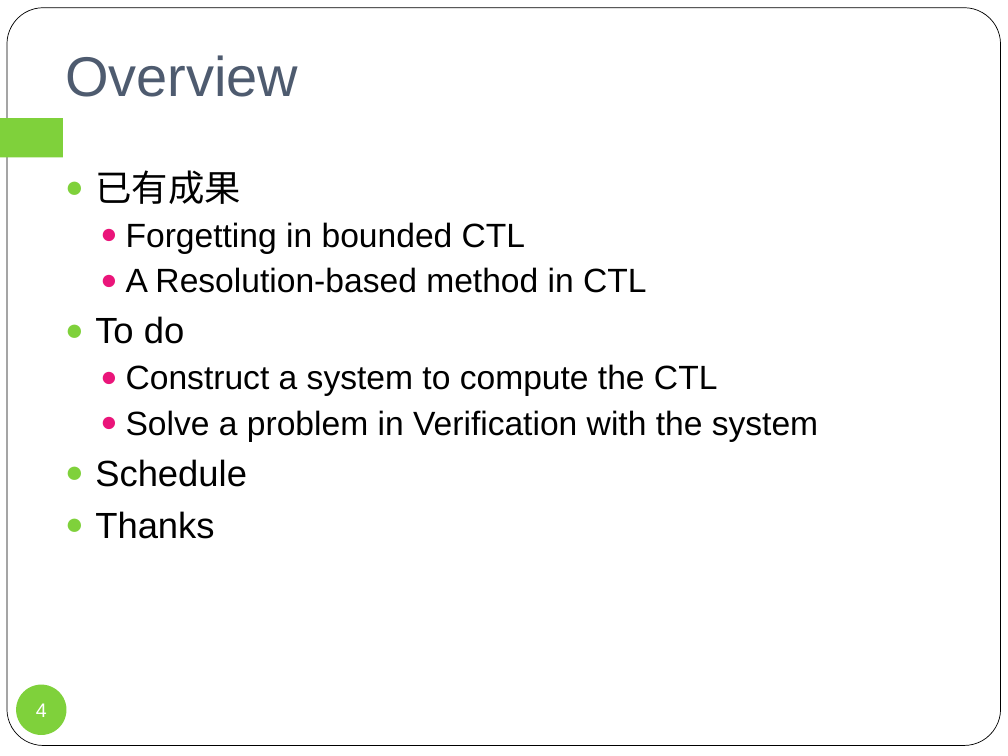
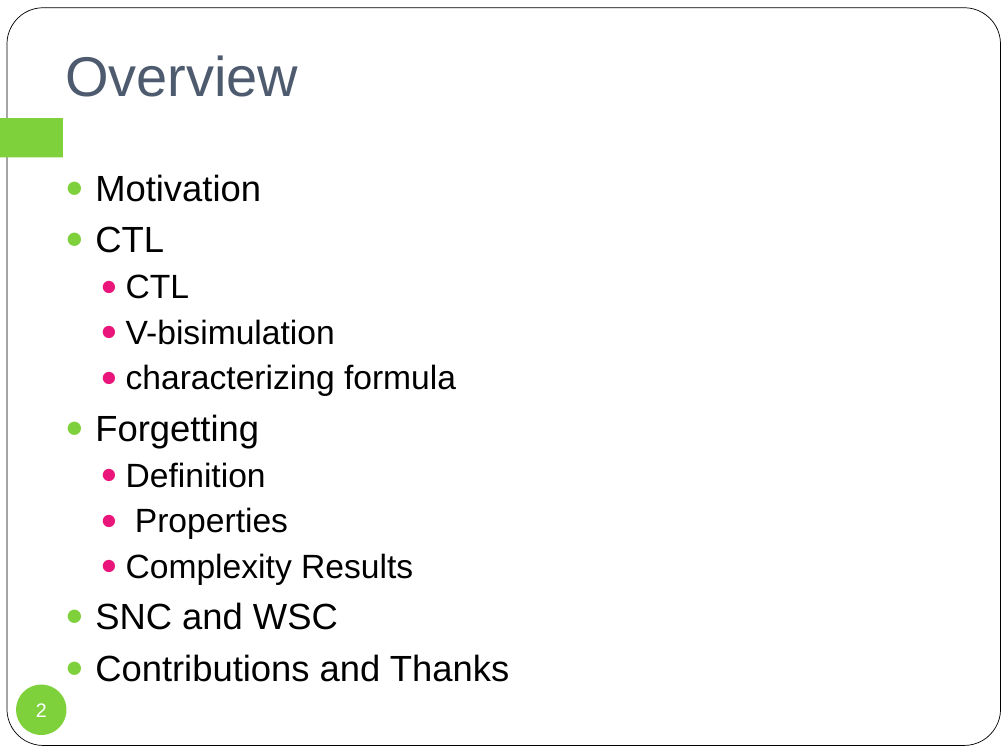
Before and after one commit to fengrenyan/fry, a slide deck: slide 2 of DC/SNC and WSC.pptx (slide 4 before the commit). Drawn at 1008x756 pixels with LibreOffice and Linux fonts; fonts in the diff are those of the drawing. Boxes give left, top, right and bottom in pixels: in the first picture for what was removed or moved away, otherwise in the second. Text is boxed around its words. In the diff, an @@ line names an element or a change of style, - is before the commit and + after.

```diff
--- a/DC/SNC and WSC.pptx
+++ b/DC/SNC and WSC.pptx
@@ text at (95, 174, 509, 682): text changed @@
-● 已有成果
-  ● Forgetting in bounded CTL
-  ● A Resolution-based method in CTL
-● To do
-  ● Construct a system to compute the CTL
-  ● Solve a problem in Verification with the system
-● Schedule
-● Thanks
+● Motivation
+● CTL
+  ● CTL
+  ● V-bisimulation
+  ● characterizing formula
+● Forgetting
+  ● Definition
+  ● Properties
+  ● Complexity Results
+● SNC and WSC
+● Contributions and Thanks
@@ page number at (36, 703, 47, 717): text changed @@
-4
+2
```
Also in this commit, not shown: 7 other slides changed, 12 slides added, 11 slides removed, 17 other files.
